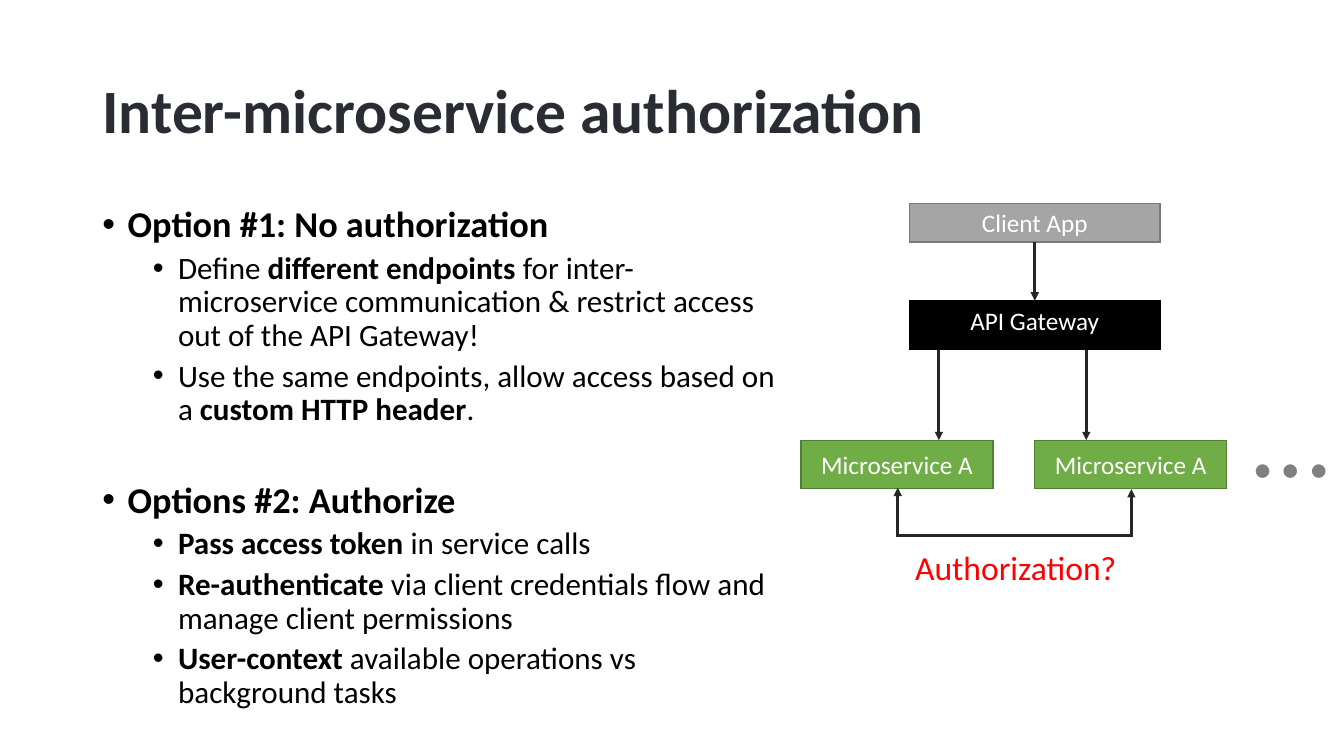
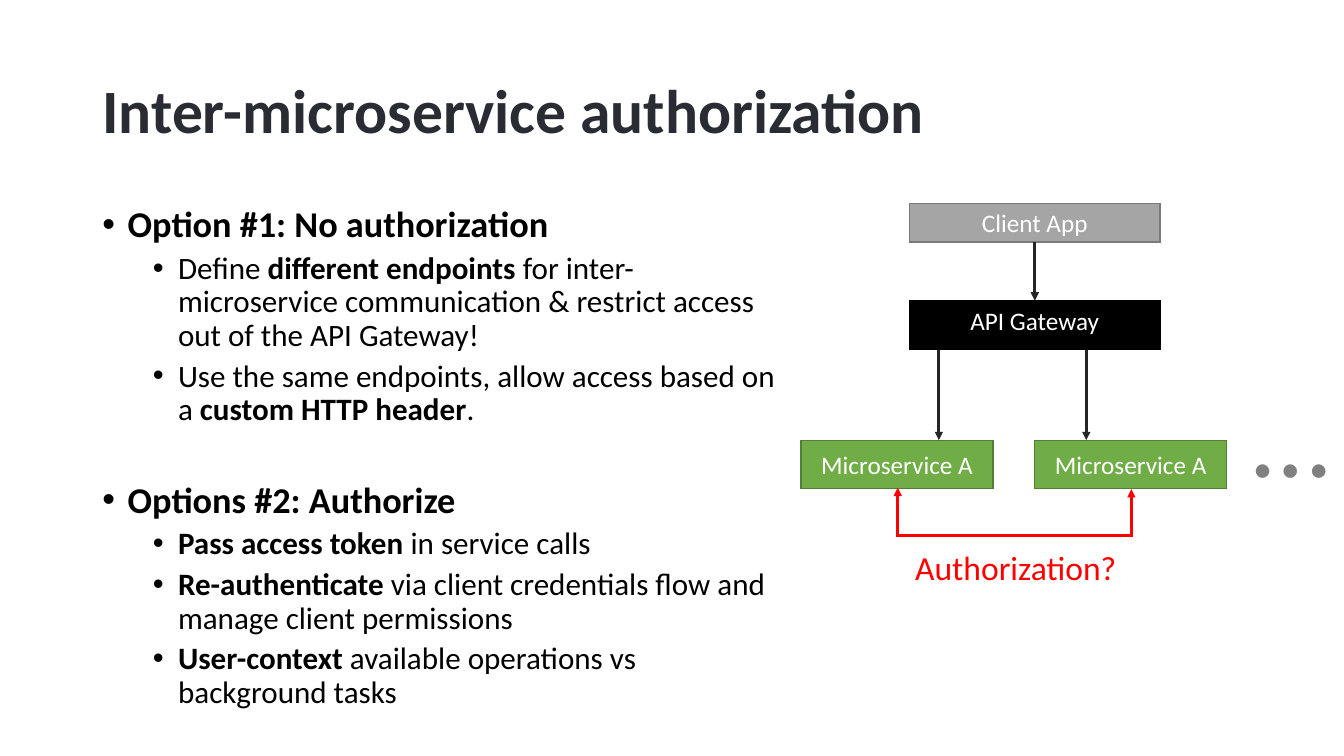
Before and after one commit to hikalkan/presentations, a slide deck: slide 19 of 2022-10-15 Authorization-In-Distributed-Systems/Authorization-In-Distributed-Systems.pptx (slide 18 before the commit). Drawn at 1344x756 pixels with LibreOffice and Linux fonts; fonts in the diff are those of the drawing; background and template pictures are left out. Boxes give left, top, right and bottom in pixels: in the first picture for what was removed or moved away, otherwise in the second. Text is boxed around its words. In the diff, an @@ line names an element or a change of style, - is before the commit and + after.

```diff
--- a/2022-10-15 Authorization-In-Distributed-Systems/Authorization-In-Distributed-Systems.pptx
+++ b/2022-10-15 Authorization-In-Distributed-Systems/Authorization-In-Distributed-Systems.pptx
@@ elbow double arrow (898, 488) - (1131, 489): stroke #262626 2 pt to #FF0000 2 pt @@
```
Also in this commit, not shown: 4 other slides changed, 1 slide added, 1 slide removed.
